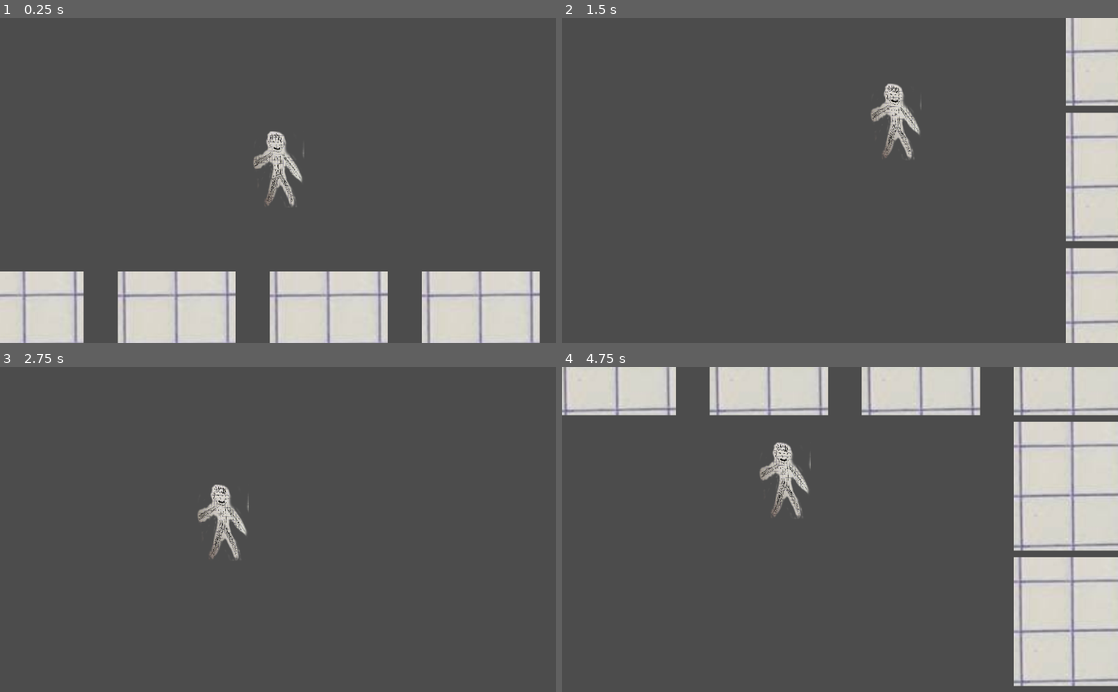
Above: before the commit, frames 1-4 (two rows, left to right).
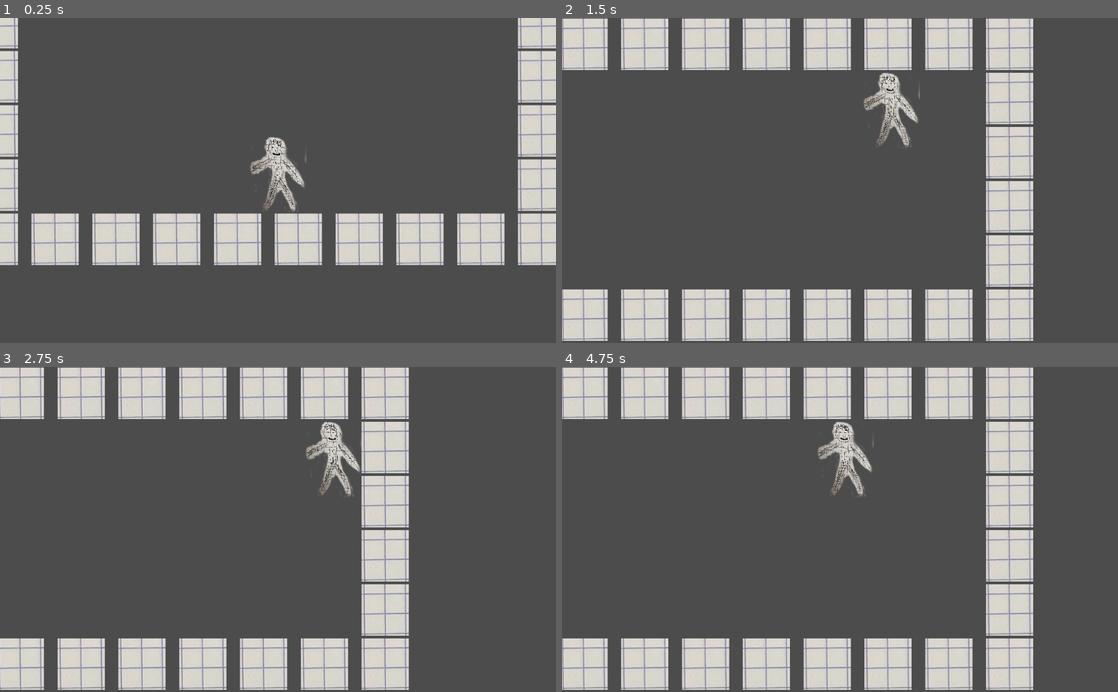
Above: after the commit, the same moments.

Repository: glitchcore/pick-the-lock
Game: Godot game, scene res://Scenes/TestScene.tscn
Same seed, same stepped clock (60 frames per second), same inputs: the game is played once before the commit and once after it. The project has no main scene, so this scene is started directly.
Inputs:
- Up to frame 1 (0.25 s): no input
- Up to frame 2 (1.5 s): hold Right (ui_right) from 0.53 s (still down); tap Space (jump) at 0.6, 0.77, 1.07, 1.35 s
- Up to frame 3 (2.75 s): tap Space (jump) at 1.52, 1.82, 2.1 s; release Right (ui_right) at 2.03 s; hold Left (ui_left) from 2.03 s (still down)
- Up to frame 4 (4.75 s): release Left (ui_left) at 2.78 s; hold Right (ui_right) 2.78-4.28 s; tap Space (jump) at 2.85, 3.02, 3.32, 3.6, 3.77, 4.07, 4.35, 4.52 s; hold Left (ui_left) from 4.28 s (still down)

The runs differ from the first frame. In frame 1, 37% of the frame differs, in the area x 0-100%, y 0-100%; in frame 2, 37%; in frame 3, 26%; in frame 4, 38%.

Commit message:
move and jump system

Diff:
--- a/Actors/Player.gd
+++ b/Actors/Player.gd
@@ -1,12 +1,15 @@
 extends KinematicBody2D
 
 var velocity = Vector2.ZERO
-export var speed = Vector2(20000, 20000)
+export var speed = Vector2(2000, 2000)
 export var gravity = 5000
-export var jump_amount = 200000
+export var jump_amount = 5000
 
 func _ready() -> void:
 	pass
+
+var ui_mask = Vector2(1, 0)
+var gravity_mask = Vector2(0, 1)
 
 func _physics_process(delta: float) -> void:
 	var ui_direction = Vector2.ZERO
@@ -15,15 +18,34 @@
 	ui_direction.y = (Input.get_action_strength("ui_down")
 		- Input.get_action_strength("ui_up"))
 
-	var ui_mask = Vector2(1, 0)
-	var gravity_mask = Vector2(0, 1)
+	# check we are on the wall
+	if is_on_wall():
+		gravity_mask = gravity_mask.rotated(-PI/2)
 
-	# jump is anti-gravity action
-	#  and is_on_floor()
-	var jump = 1 if Input.is_action_just_pressed("jump") else 0
-	jump *= -gravity_mask * jump_amount
+	if is_on_ceiling():
+		gravity_mask = gravity_mask.rotated(PI)
 
-	velocity = (speed * ui_direction * ui_mask +
-		gravity * gravity_mask + jump) * delta
+	if abs(gravity_mask.x) > abs(gravity_mask.y):
+		ui_mask = Vector2(0, 1)
+	else:
+		ui_mask = Vector2(1, 0)
 
-	velocity = move_and_slide(velocity)
+	# calculate ui movement
+	velocity = ((speed * ui_direction * ui_mask) +
+		velocity * (Vector2.ONE - ui_mask))
+
+	# calculate gravity
+	velocity += gravity * gravity_mask * delta
+
+	# calculate jump is anti-gravity action
+	if Input.is_action_just_pressed("jump") and is_on_floor():
+		velocity += -gravity_mask * jump_amount
+
+	# interrupted jump
+	if Input.is_action_just_released("jump"):
+		if abs(gravity_mask.x) > 0:
+			velocity.x = 0
+		if abs(gravity_mask.y) > 0:
+			velocity.y = 0
+
+	velocity = move_and_slide(velocity, -gravity_mask)
--- a/Actors/Player.tscn
+++ b/Actors/Player.tscn
@@ -4,23 +4,22 @@
 [ext_resource path="res://assets/player.png" type="Texture" id=2]
 
 [sub_resource type="RectangleShape2D" id=3]
-extents = Vector2( 18.5, 28.5 )
+extents = Vector2( 52.5, 70.75 )
 
 [node name="Player" type="KinematicBody2D"]
 collision_mask = 6
 script = ExtResource( 1 )
 
 [node name="Sprite" type="Sprite" parent="."]
-position = Vector2( 0, -29 )
-scale = Vector2( -0.0543881, 0.0610899 )
+position = Vector2( -0.749994, -70.5 )
+scale = Vector2( -0.149997, 0.150723 )
 texture = ExtResource( 2 )
 
 [node name="CollisionShape2D" type="CollisionShape2D" parent="."]
-position = Vector2( 0.5, -29 )
+position = Vector2( -1, -70 )
 shape = SubResource( 3 )
 
 [node name="Camera2D" type="Camera2D" parent="."]
 current = true
-zoom = Vector2( 0.4, 0.4 )
 drag_margin_h_enabled = true
 drag_margin_v_enabled = true
